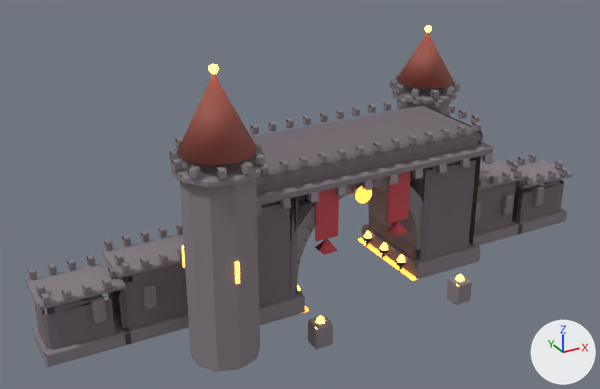
The glTF model assets/lo/castle.glb as it was, and as the next commit left it.
Before and after are seen from a camera (50 mm lens) standing at (-69.4, -112.8, 73.6) and looking at (-7.0, 0.6, 16.8). Arrows for +X, +Y and +Z are at lower right; the lights stay in place. The first picture is the older version. Where no turn or scale is listed for an object, it has been applied to the vertices.

Names of what the first picture shows: 'C_Portrait', 'C_RoofPaint', 'C_Stone', 'C_WallPaint' and 4 more.
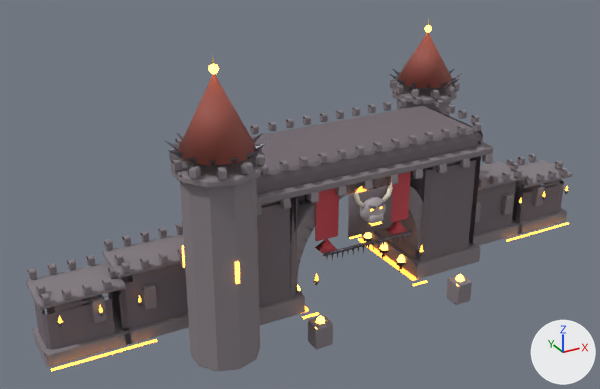
Edits to the bpy script that builds the scene:
```text
Add mat_lavaglow:
    mat_lavaglow = principled_material('LavaGlow')
    mat_lavaglow.base_color = (1.0, 0.45, 0.06)  # orange #ffb345
    mat_lavaglow.roughness = 0.4
    mat_lavaglow.emission_color = (1.0, 0.38, 0.04)  # orange #ffa638
    mat_lavaglow.emission_strength = 4.0
Add mat_castlegold:
    mat_castlegold = principled_material('CastleGold')
    mat_castlegold.base_color = (1.0, 0.74, 0.2)  # yellow #ffdf7c
    mat_castlegold.metallic = 0.85
    mat_castlegold.roughness = 0.3
Add mat_castlebone:
    mat_castlebone = principled_material('CastleBone')
    mat_castlebone.base_color = (0.95, 0.88, 0.7)  # pale yellow #f9f1da
    mat_castlebone.roughness = 0.6
Add mat_castlerelief:
    mat_castlerelief = principled_material('CastleRelief')
    mat_castlerelief.base_color = (0.42, 0.38, 0.4)  # grey #ada6aa
    mat_castlerelief.roughness = 0.8
Add mat_castleiron:
    mat_castleiron = principled_material('CastleIron')
    mat_castleiron.base_color = (0.12, 0.12, 0.14)  # dark grey #616169
    mat_castleiron.metallic = 0.7
    mat_castleiron.roughness = 0.45
Add mat_castlestonedark:
    mat_castlestonedark = principled_material('CastleStoneDark')
    mat_castlestonedark.base_color = (0.16, 0.13, 0.14)  # grey #6f6569
    mat_castlestonedark.roughness = 0.85
Add me_c_polish:
    me_c_polish.from_pydata(...)  # 1204 vertices, 1816 faces; spans x -52.2..52.2, y -20.2..20.2, z 0.0..46.6
    # faces by material slot: [120, 402, 680, 178, 124, 312]
    me_c_polish.materials.append(mat_castlestonedark)  # grey #6f6569
    me_c_polish.materials.append(mat_castlerelief)  # grey #ada6aa
    me_c_polish.materials.append(mat_castleiron)  # dark grey #616169
    me_c_polish.materials.append(mat_castlebone)  # pale yellow #f9f1da
    me_c_polish.materials.append(mat_castlegold)  # yellow #ffdf7c
    me_c_polish.materials.append(mat_lavaglow)  # orange #ffb345, glowing orange #ffa638
Add ob_c_polish:
    ob_c_polish = bpy.data.objects.new('C_Polish', me_c_polish)
    ob_c_polish.location = (0.0, 0.0, 0.0)
```

What differs and where, as boxes [x1, y1, x2, y2] in the pictures (600 x 389 px):
'C_Polish', added: after [51, 19, 569, 371]
    faces in mat_castlestonedark (grey #6f6569): [348, 186, 392, 237]
    faces in mat_castleiron (dark grey #616169): [58, 65, 568, 326]
    faces in mat_lavaglow (orange #ffb345, glowing orange #ffa638): [51, 186, 569, 371]
    faces in mat_castlerelief (grey #ada6aa): [360, 197, 386, 224]
    faces in mat_castlebone (pale yellow #f9f1da): [354, 182, 393, 225]
